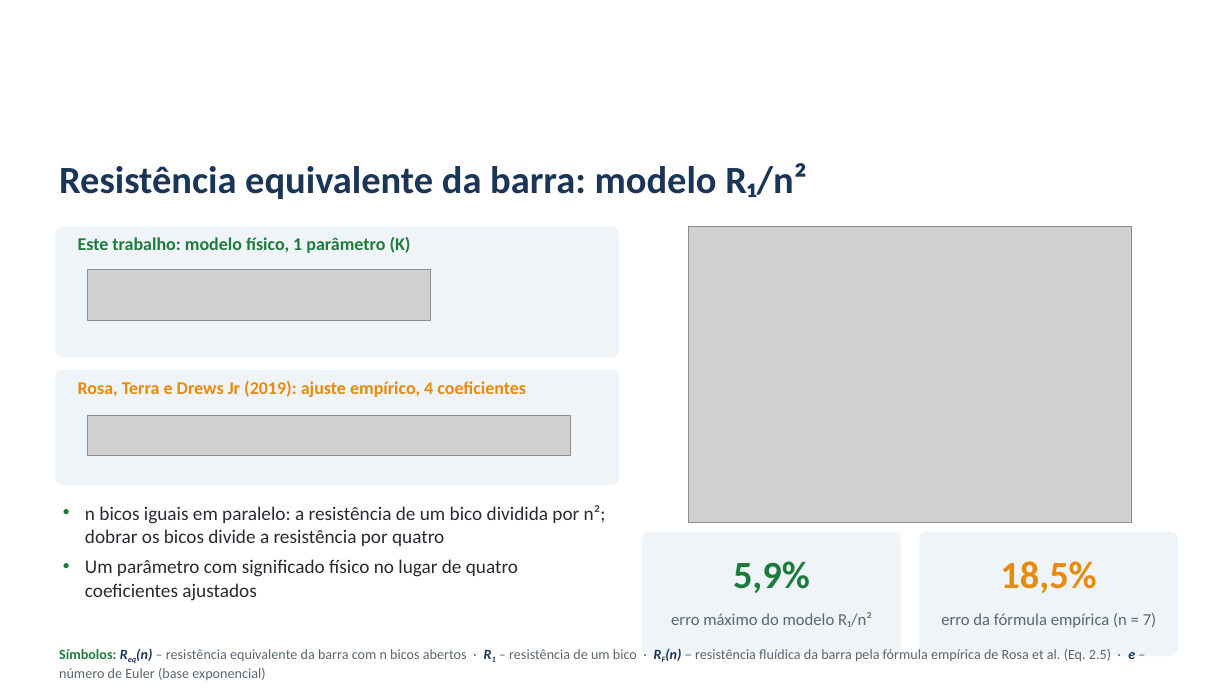
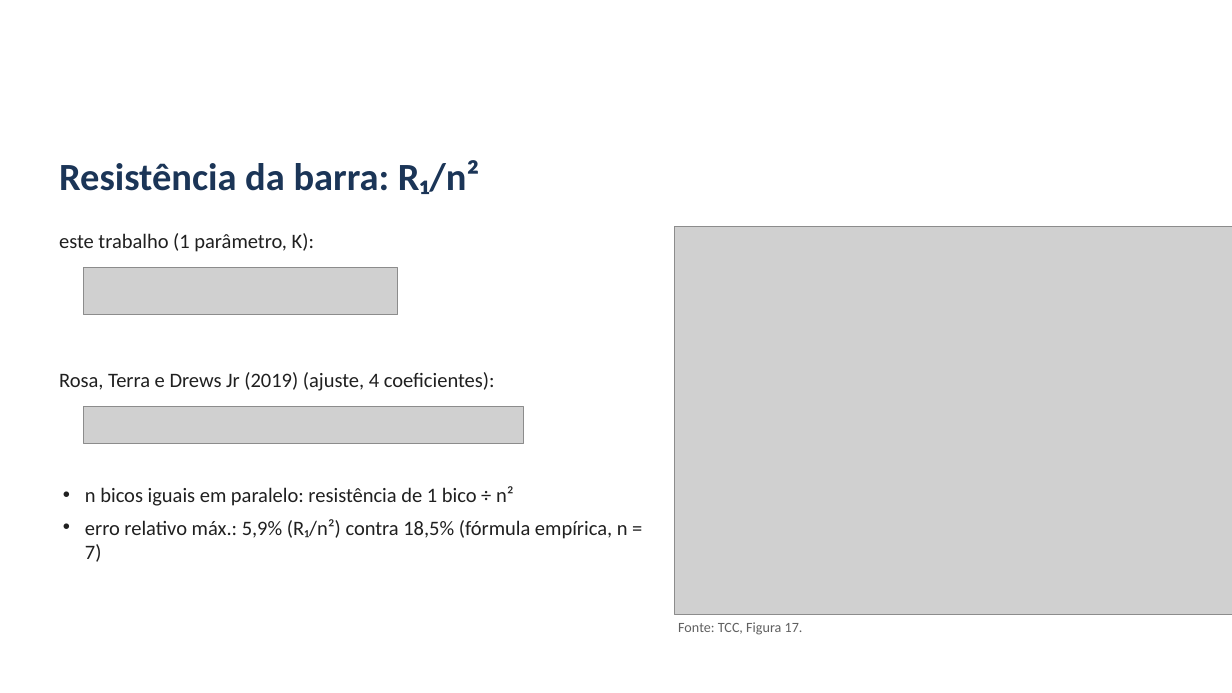
Before and after one commit to alexteroltismart/tcc, a slide deck: slide 8 of docs/Apresentacao_Banca_TCC_v25.pptx. Drawn at 1232x693 pixels with LibreOffice and Linux fonts; fonts in the diff are those of the drawing; grey boxes stand for pictures; background and template pictures are left out. Boxes give left, top, right and bottom in pixels: in the first picture for what was removed or moved away, otherwise in the second. Text is boxed around its words. In the diff, an @@ line names an element or a change of style, - is before the commit and + after.

```diff
--- a/docs/Apresentacao_Banca_TCC_v25.pptx
+++ b/docs/Apresentacao_Banca_TCC_v25.pptx
@@ text "Resistência da barra: R₁/n²" at <box>59,160,479,194</box>: vertical alignment middle to top @@
@@ text at <box>59,160,479,194</box>: text changed @@
-Resistência equivalente da barra: modelo R₁/n²
+Resistência da barra: R₁/n²
@@ rounded rectangle removed at <box>55,226,619,358</box> @@
@@ text at <box>59,233,314,252</box>: text changed; size 14 to 16 pt; text colour #1E7B3C to #202020; bold off @@
-Este trabalho: modelo físico, 1 parâmetro (K)
+este trabalho (1 parâmetro, K):
@@ picture: place and size @@
-picture at <box>689,226,1132,522</box>
+picture at <box>675,226,1232,615</box>
@@ picture: place and size @@
-picture at <box>88,270,431,321</box>
+picture at <box>83,268,398,315</box>
@@ rounded rectangle removed at <box>55,370,619,485</box> @@
@@ text at <box>59,372,495,391</box>: text changed; size 14 to 16 pt; text colour #E88A0C to #202020; bold off @@
-Rosa, Terra e Drews Jr (2019): ajuste empírico, 4 coeficientes
+Rosa, Terra e Drews Jr (2019) (ajuste, 4 coeficientes):
@@ picture: place and size @@
-picture at <box>88,416,571,456</box>
+picture at <box>83,407,523,444</box>
@@ text at <box>85,486,628,562</box>: text changed; size 15 to 16 pt; text colour #262B33 to #202020 @@
-• n bicos iguais em paralelo: a resistência de um bico dividida por n²; dobrar os bicos divide a resistência por quatro
-• Um parâmetro com significado físico no lugar de quatro coeficientes ajustados
+• n bicos iguais em paralelo: resistência de 1 bico ÷ n²
+• erro relativo máx.: 5,9% (R₁/n²) contra 18,5% (fórmula empírica, n = 7)
@@ rounded rectangle removed at <box>642,531,901,656</box> @@
@@ rounded rectangle removed at <box>920,531,1178,656</box> @@
@@ text removed at <box>733,561,810,593</box> @@
-5,9%
@@ text removed at <box>1000,561,1096,593</box> @@
-18,5%
@@ text removed at <box>671,612,872,627</box> @@
-erro máximo do modelo R₁/n²
@@ text added at <box>678,622,803,635</box>, 11 pt, text #606060 @@
+Fonte: TCC, Figura 17.
@@ text removed at <box>941,613,1157,628</box> @@
-erro da fórmula empírica (n = 7)
@@ text removed at <box>59,648,1135,680</box> @@
-Símbolos: Req(n) – resistência equivalente da barra com n bicos abertos · R1 – resistência de um bico · RF(n) – resistência fluídica da barra pela fórmula empírica de Rosa et al. (Eq. 2.5) · e – número de Euler (base exponencial)
```
Also in this commit, not shown: 24 other slides changed, 1 slide removed, 4 other files.
